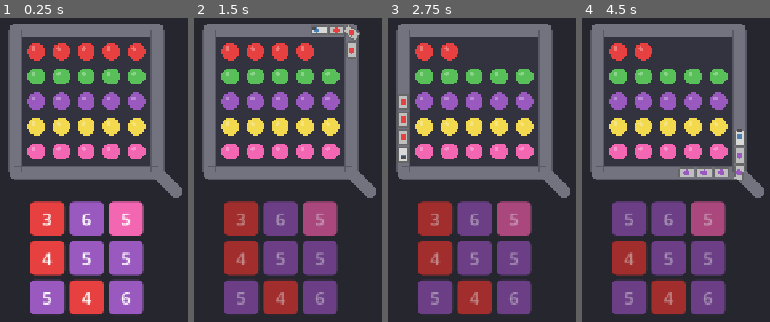
Above: before the commit, frames 1-4 (left to right).
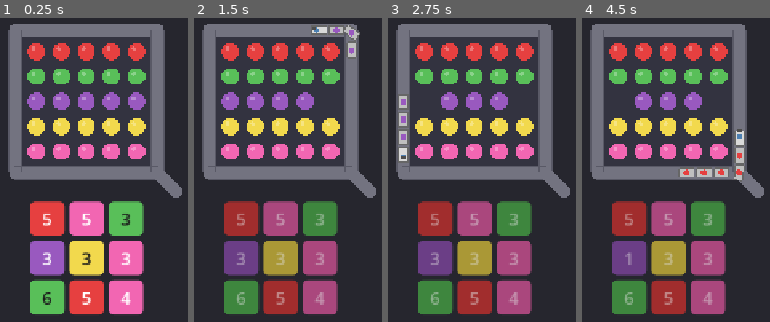
Above: after the commit, the same moments.

Repository: AeronPark/train-sort-jam
Game: Godot game, scene res://scenes/main.tscn
Same seed, same stepped clock (60 frames per second), same inputs: the game is played once before the commit and once after it.
Inputs (mouse positions are in pixels of both pictures, inside the frame that each line leads up to):
- Up to frame 1 (0.25 s): no input
- Up to frame 2 (1.5 s): click "3" at 0.5 s; move the mouse to (outside the picture) at 1.27 s; click (outside the picture) at 1.42 s
- Up to frame 3 (2.75 s): move the mouse to (outside the picture) at 2.02 s; click (outside the picture) at 2.17 s
- Up to frame 4 (4.5 s): move the mouse to (747, 127) at 2.77 s; click (747, 127) at 2.92 s; move the mouse to (627, 315) at 3.52 s; click (627, 315) at 3.67 s; click "5" at 4.25 s

The runs differ from the first frame. In frame 1, 15% of the frame differs, in the area x 15-77%, y 60-98%; in frame 2, 16%; in frame 3, 17%; in frame 4, 19%, in the area x 14-86%, y 8-98%.

Commit message:
Smart button generation - always solvable
- Buttons only generate colors that exist on the edge
- Initial deal ensures at least one button per edge color
- New buttons match available edge colors
- Puzzle is always solvable

Diff:
--- a/scripts/game_manager.gd
+++ b/scripts/game_manager.gd
@@ -132,13 +132,68 @@
 
 func _deal_buttons() -> void:
 	buttons.clear()
-	for i in range(BUTTON_ROWS * BUTTON_COLS):
+	# Make sure we have at least one button for each edge color
+	var edge_colors = _get_edge_colors()
+	var needed_colors = edge_colors.keys()
+
+	# First, add one button for each color on the edge
+	for color in needed_colors:
+		if buttons.size() < BUTTON_ROWS * BUTTON_COLS:
+			var count = min(edge_colors[color], 6)
+			count = max(count, 3)
+			buttons.append({"color": color, "count": count})
+
+	# Fill remaining slots with random edge colors
+	while buttons.size() < BUTTON_ROWS * BUTTON_COLS:
 		buttons.append(_make_random_button())
 
 func _make_random_button() -> Dictionary:
-	var color = COLORS[randi() % COLORS.size()]
-	var count = (randi() % 4) + 3  # 3 to 6 - enough to clear a row
+	# Get colors that are actually on the current edge
+	var edge_colors = _get_edge_colors()
+
+	if edge_colors.is_empty():
+		# Fallback if no dots left
+		var color = COLORS[randi() % COLORS.size()]
+		return {"color": color, "count": 3}
+
+	# Pick a color that exists on the edge
+	var available = edge_colors.keys()
+	var color = available[randi() % available.size()]
+	var count = (randi() % 4) + 3  # 3 to 6
 	return {"color": color, "count": count}
+
+func _get_edge_colors() -> Dictionary:
+	var colors = {}
+
+	# Top edge
+	for col in range(bound_min_col, bound_max_col + 1):
+		if bound_min_row >= 0 and bound_min_row < GRID_ROWS:
+			var c = grid[bound_min_row][col]
+			if c:
+				colors[c] = colors.get(c, 0) + 1
+
+	# Bottom edge
+	for col in range(bound_min_col, bound_max_col + 1):
+		if bound_max_row >= 0 and bound_max_row < GRID_ROWS:
+			var c = grid[bound_max_row][col]
+			if c:
+				colors[c] = colors.get(c, 0) + 1
+
+	# Left edge (excluding corners)
+	for row in range(bound_min_row + 1, bound_max_row):
+		if bound_min_col >= 0 and bound_min_col < GRID_COLS:
+			var c = grid[row][bound_min_col]
+			if c:
+				colors[c] = colors.get(c, 0) + 1
+
+	# Right edge (excluding corners)
+	for row in range(bound_min_row + 1, bound_max_row):
+		if bound_max_col >= 0 and bound_max_col < GRID_COLS:
+			var c = grid[row][bound_max_col]
+			if c:
+				colors[c] = colors.get(c, 0) + 1
+
+	return colors
 
 func _create_button_ui() -> void:
 	# Clear old buttons
